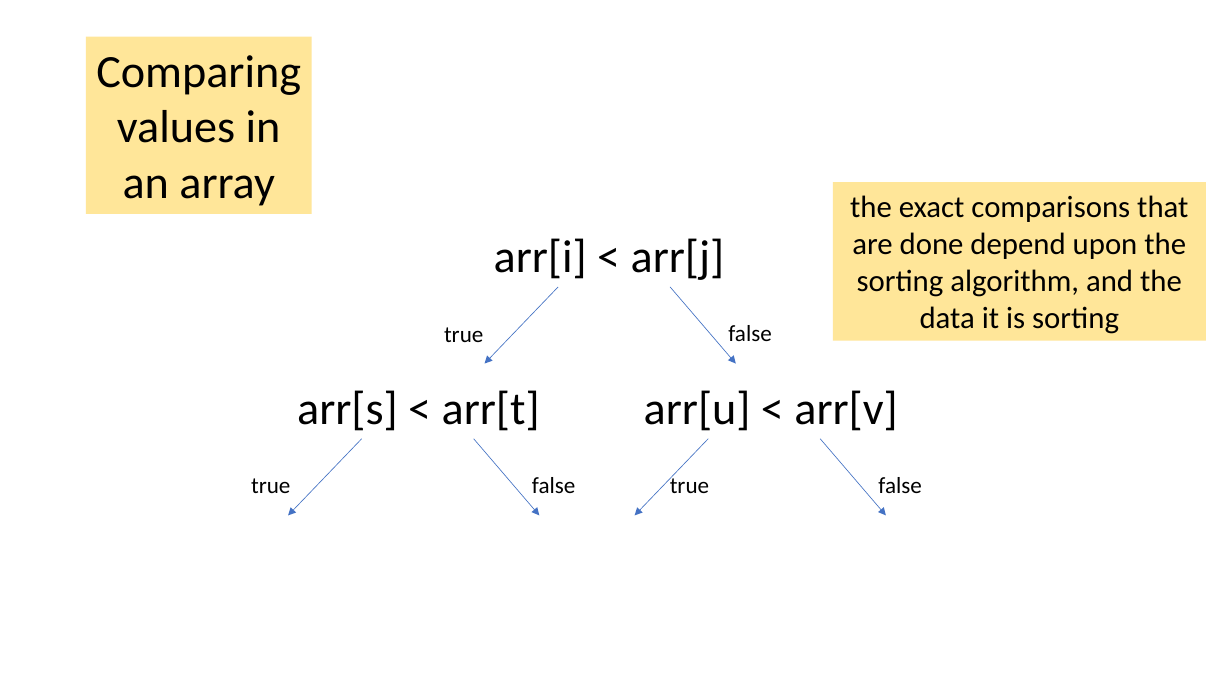
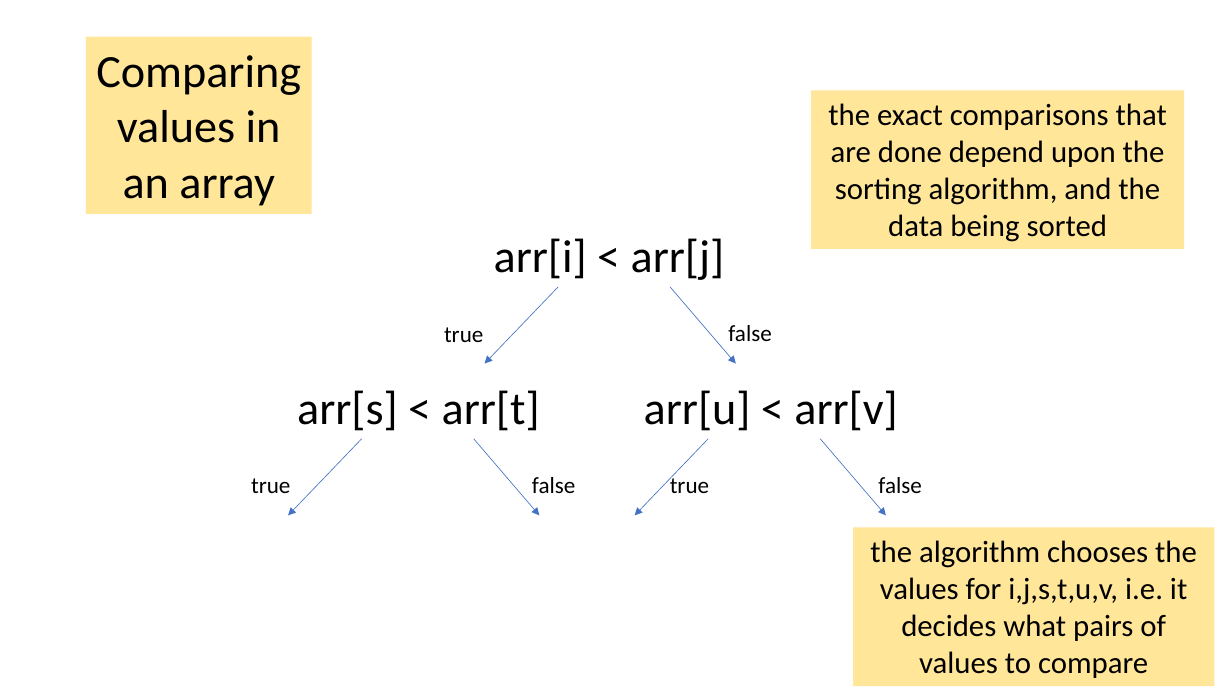
Before and after one commit to tjd1234/cmpt225fall2023, a slide deck: slide 64 of lecture_notes/week9/week9_sorting.pptx. Drawn at 1232x693 pixels with LibreOffice and Linux fonts; fonts in the diff are those of the drawing. Boxes give left, top, right and bottom in pixels: in the first picture for what was removed or moved away, otherwise in the second. Text is boxed around its words. In the diff, an @@ line names an element or a change of style, - is before the commit and + after.

```diff
--- a/lecture_notes/week9/week9_sorting.pptx
+++ b/lecture_notes/week9/week9_sorting.pptx
@@ rectangle "the exact comparisons that are ..." moved from (x1=833, y1=182, x2=1206, y2=341) to (x1=811, y1=91, x2=1185, y2=250) @@
@@ text in rectangle at (x1=828, y1=103, x2=1167, y2=242): text changed @@
-the exact comparisons that are done depend upon the sorting algorithm, and the data it is sorting
+the exact comparisons that are done depend upon the sorting algorithm, and the data being sorted
@@ rectangle added at (x1=853, y1=528, x2=1214, y2=687), fill #FFE699, 24 pt, text #000000 @@
+the algorithm chooses the values for i,j,s,t,u,v, i.e. it decides what pairs of values to compare
```
Also in this commit, not shown: 6 other slides changed.
